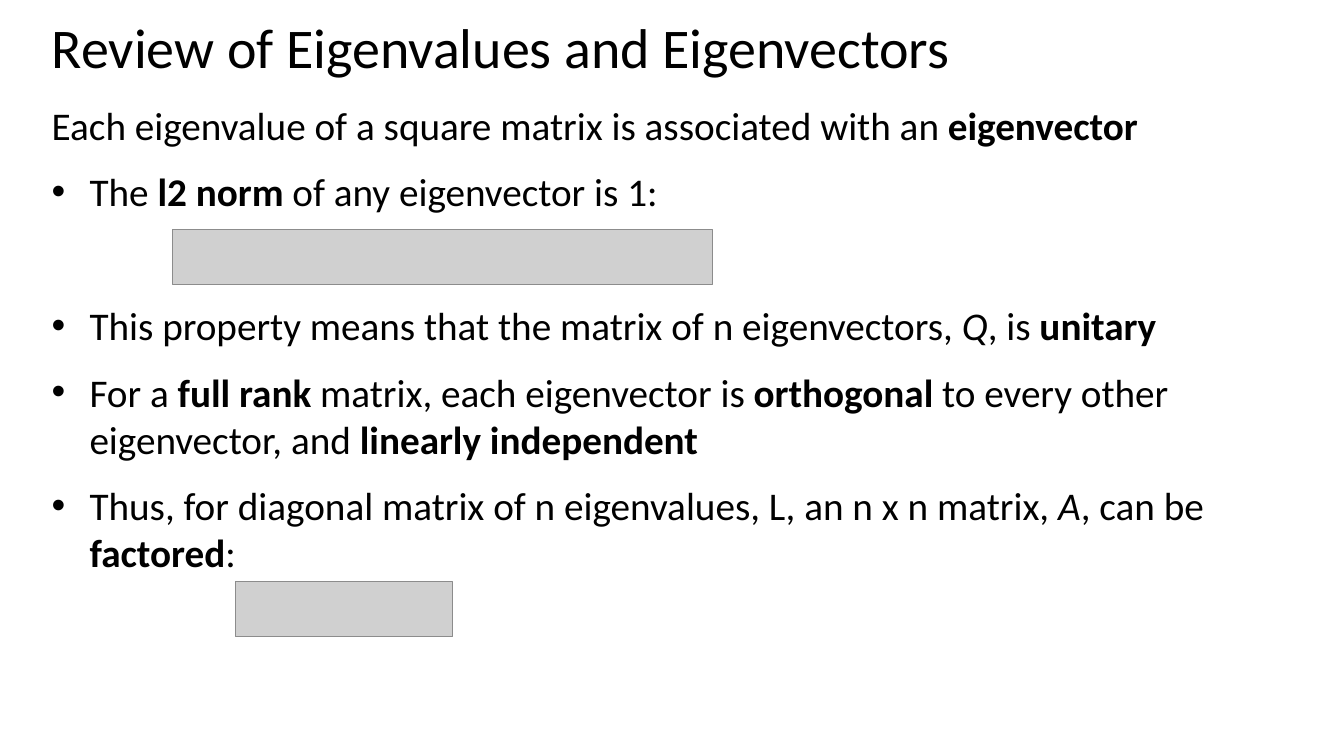
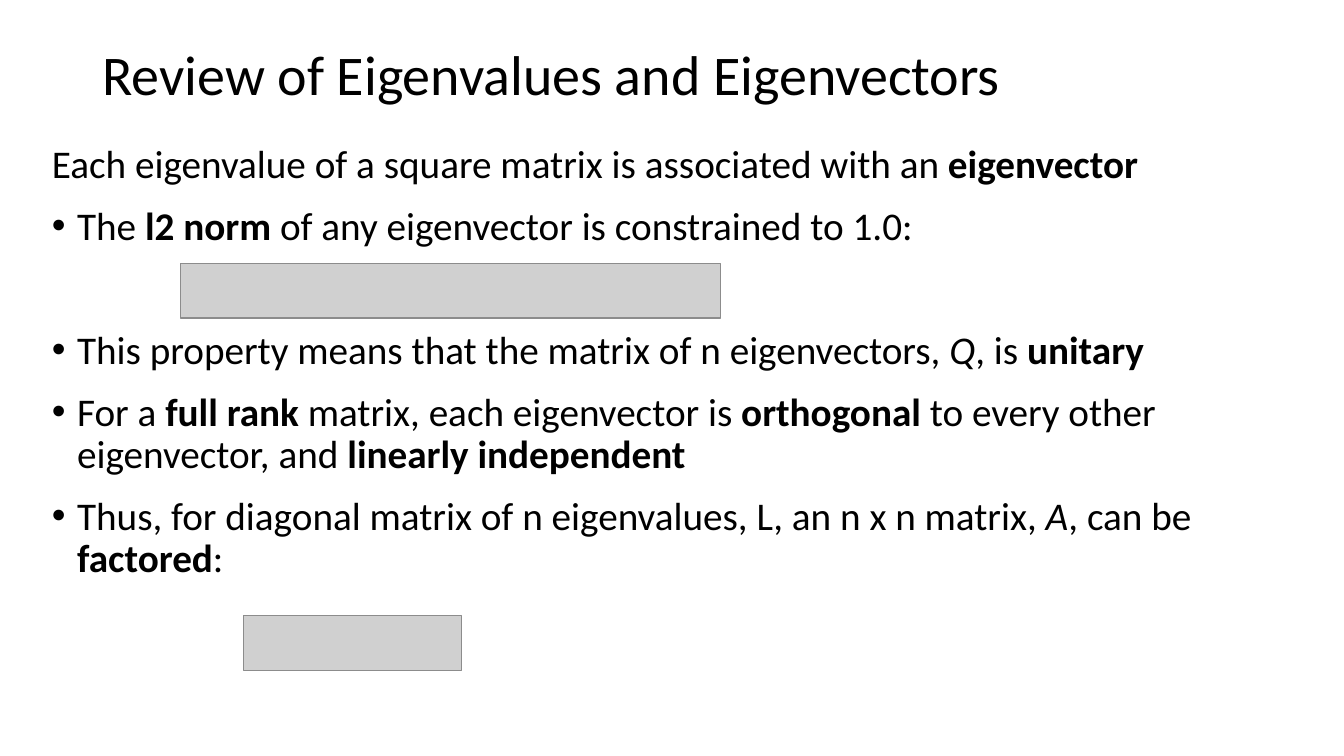
Before and after one commit to StephenElston/CSCI-E-108, a slide deck: slide 64 of slides/6_IntroductionToClustering.pptx (slide 54 before the commit). Drawn at 1344x756 pixels with LibreOffice and Linux fonts; fonts in the diff are those of the drawing; grey boxes stand for pictures. Boxes give left, top, right and bottom in pixels: in the first picture for what was removed or moved away, otherwise in the second. Text is boxed around its words. In the diff, an @@ line names an element or a change of style, - is before the commit and + after.

```diff
--- a/slides/6_IntroductionToClustering.pptx
+++ b/slides/6_IntroductionToClustering.pptx
@@ title "Review of Eigenvalues and Eigenvectors": place and size @@
-title "Review of Eigenvalues and Eigenvectors" at (52,29,950,78)
+title "Review of Eigenvalues and Eigenvectors" at (102,56,1000,105)
@@ title "Review of Eigenvalues and Eigenvectors" at (102,56,1000,105): line spacing 0.8 to 0.9; vertical alignment top to middle @@
@@ text "Each eigenvalue of a square ...": place and size @@
-text "Each eigenvalue of a square ..." at (52,112,1204,568)
+text "Each eigenvalue of a square ..." at (52,150,1191,573)
@@ text at (52,150,1191,573): line spacing 1 to 0.9; indent changed @@
@@ text at (77,212,913,247): text changed @@
-• The l2 norm of any eigenvector is 1:
+• The l2 norm of any eigenvector is constrained to 1.0:
@@ picture: place and size @@
-picture at (172,230,712,285)
+picture at (180,263,720,319)
@@ picture: place and size @@
-picture at (235,582,453,637)
+picture at (244,615,462,670)
```
Also in this commit, not shown: 11 other slides changed.
